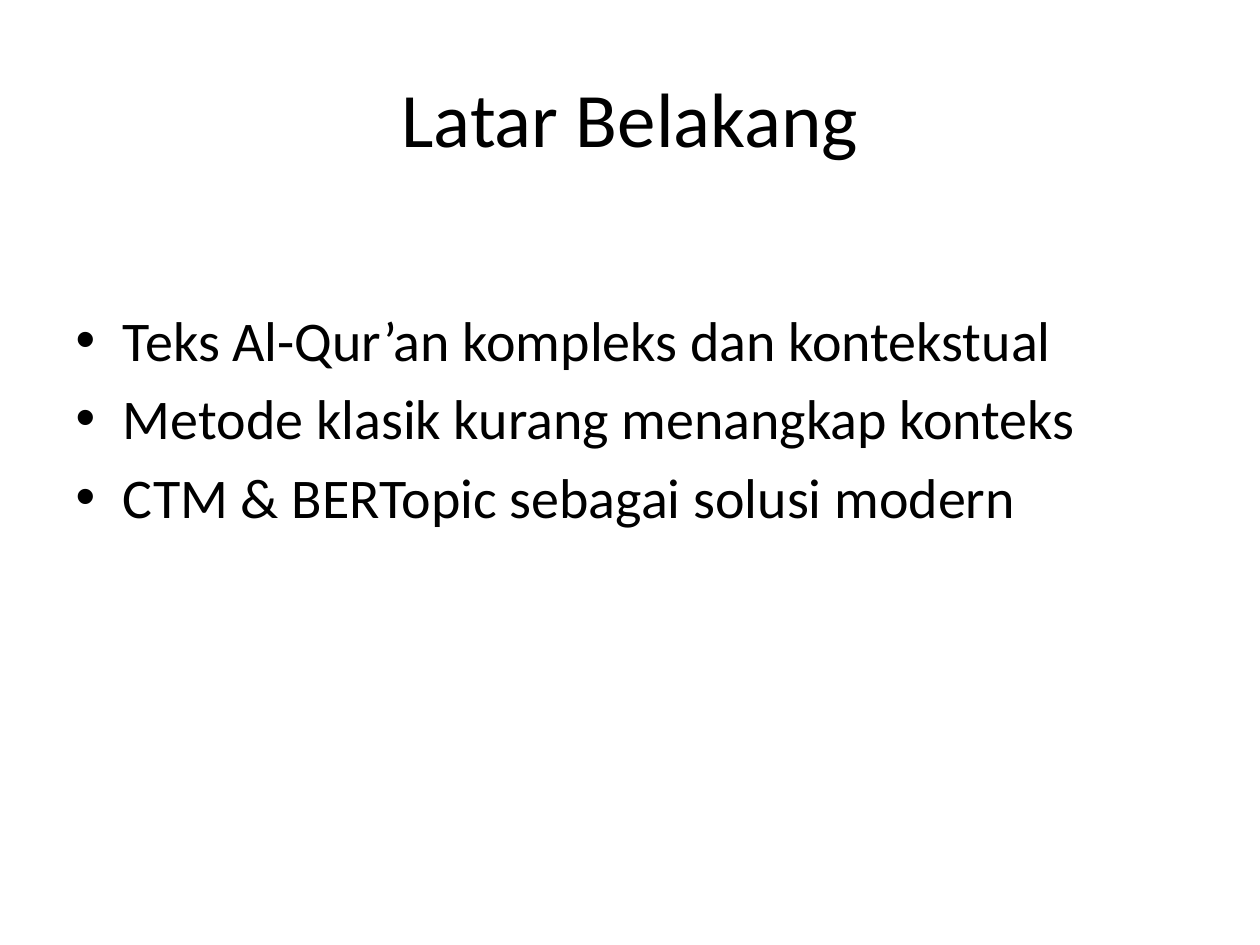
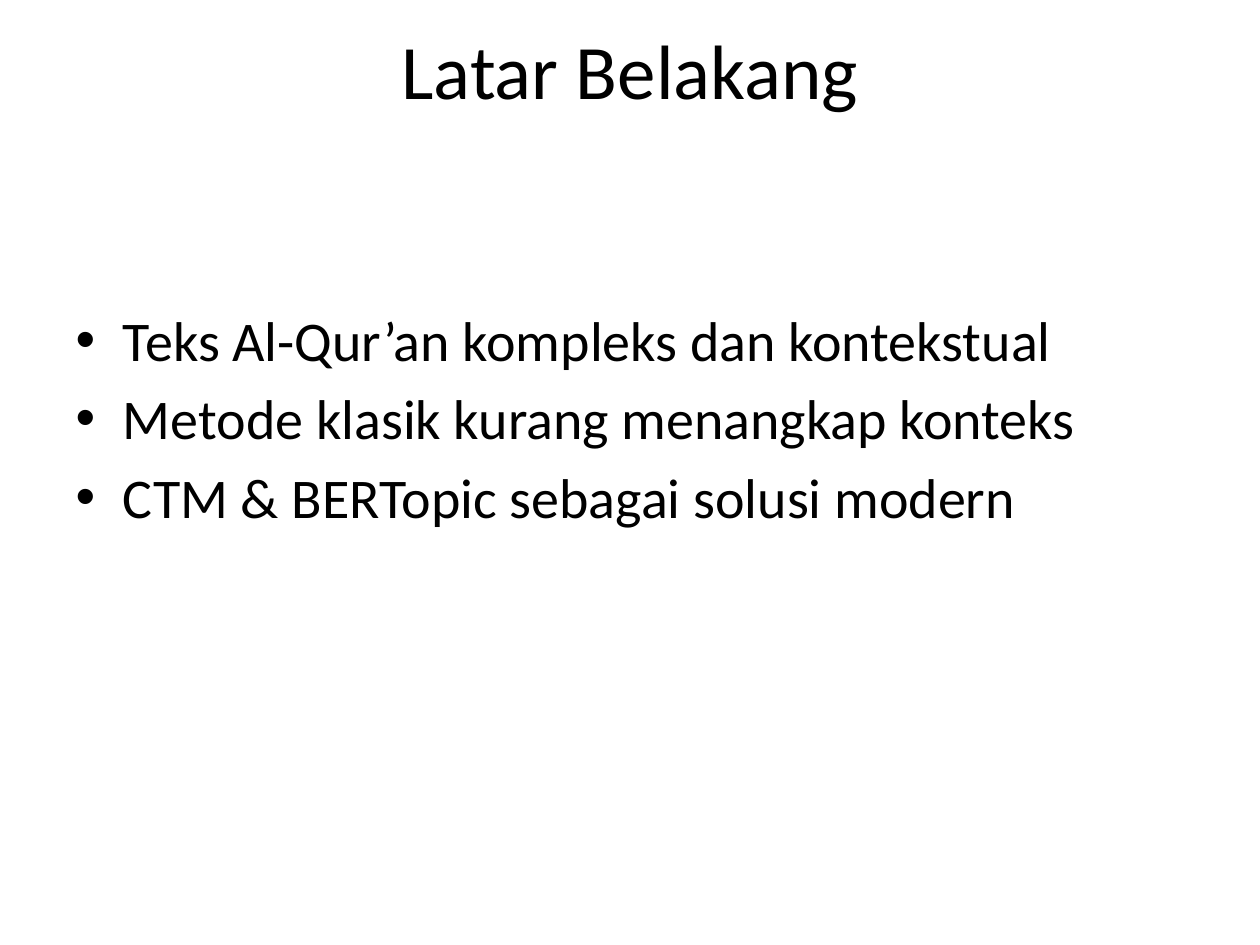
Before and after one commit to ridwan-bvk/karya-ilmiah-master, a slide deck: slide 2 of presentasi_tesis_upgrade.pptx. Drawn at 1260x945 pixels with LibreOffice and Linux fonts; fonts in the diff are those of the drawing; background and template pictures are left out. Boxes give left, top, right and bottom in pixels: in the first picture for what was removed or moved away, otherwise in the second. Text is boxed around its words. In the diff, an @@ line names an element or a change of style, - is before the commit and + after.

```diff
--- a/presentasi_tesis_upgrade.pptx
+++ b/presentasi_tesis_upgrade.pptx
@@ title "Latar Belakang": place and size @@
-title "Latar Belakang" at bbox=[402, 93, 858, 161]
+title "Latar Belakang" at bbox=[402, 45, 858, 113]
```
Also in this commit, not shown: 1 other slide changed, 4 other files.
